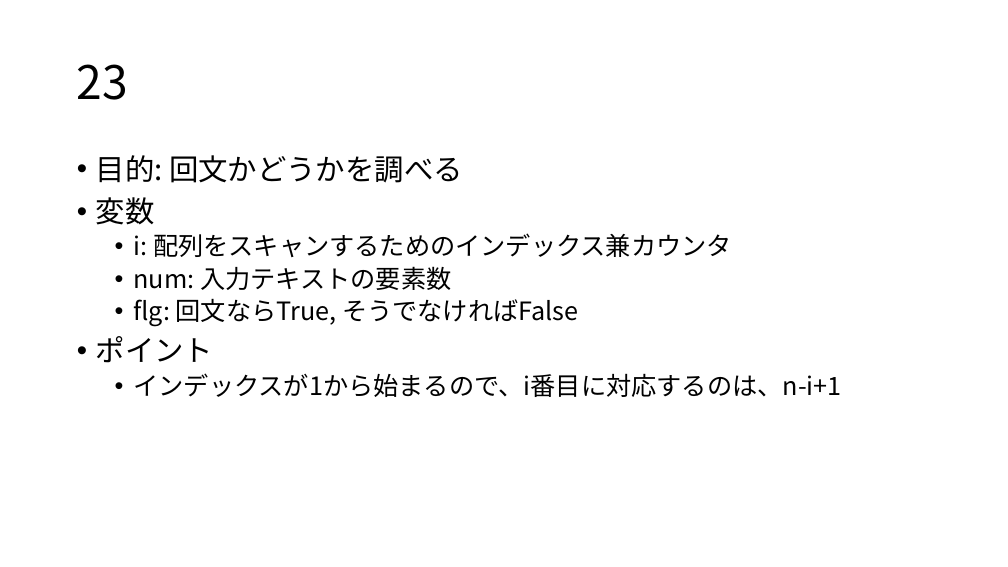
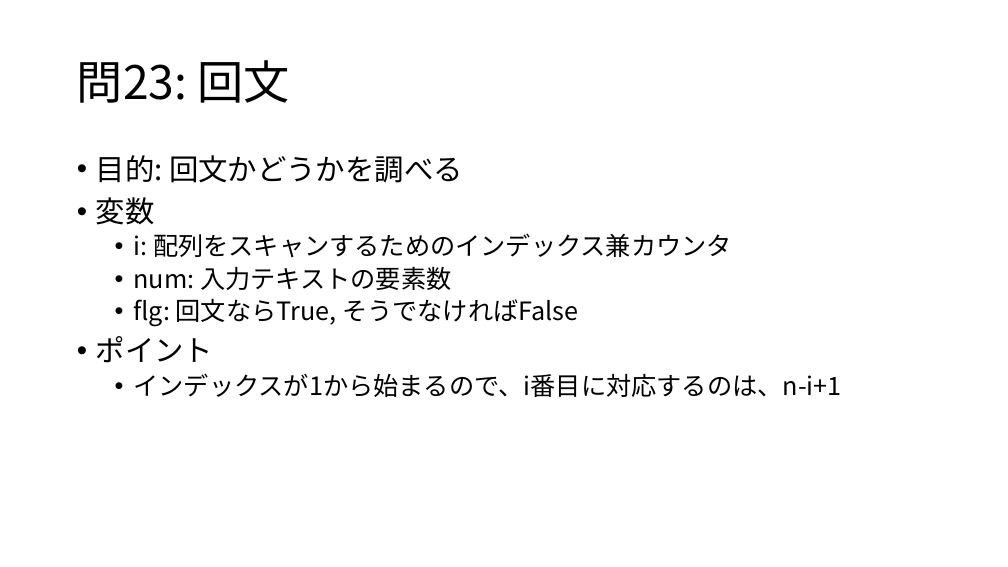
Before and after one commit to osamu377/FromZero, a slide deck: slide 4 of 問題集/問21-25.pptx. Drawn at 1008x567 pixels with LibreOffice and Linux fonts; fonts in the diff are those of the drawing. Boxes give left, top, right and bottom in pixels: in the first picture for what was removed or moved away, otherwise in the second. Text is boxed around its words. In the diff, an @@ line names an element or a change of style, - is before the commit and + after.

```diff
--- a/問題集/問21-25.pptx
+++ b/問題集/問21-25.pptx
@@ title at <box>77,60,290,103</box>: text changed @@
-23
+問23: 回文
```
Also in this commit, not shown: 4 other slides changed, 1 slide added, 1 slide removed, 15 other files.
